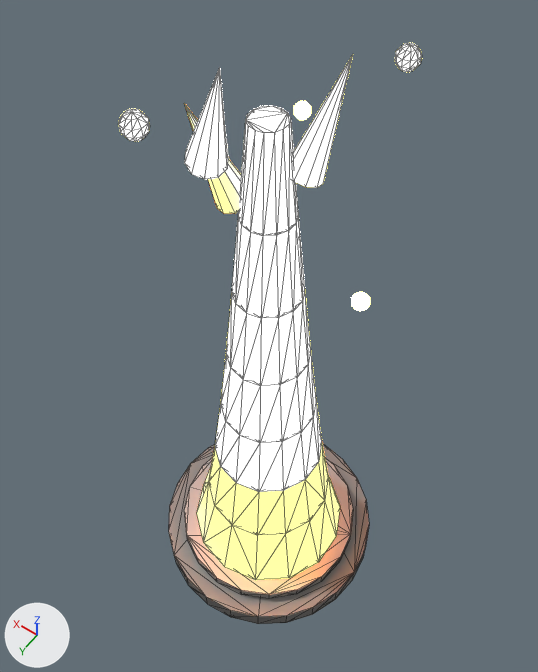
One commit to the glTF model assets/pbr/marker_flame.glb: the scene before it, then after it.
Camera for both pictures: a 50 mm camera at (-0.891, 1.244, 3.453) aimed at (0.055, -0.08, 1.371). The axes (+X, +Y, +Z) are drawn at lower left. The lights are the same throughout. The older version comes first. Mesh edges are drawn as thin lines on the coarser meshes.

Objects in the first picture: 'marker_flame_collar', 'marker_flame_plinth', 'marker_flame_stack_0', 'marker_flame_stack_1', 'marker_flame_stack_2', 'marker_flame_stack_3', 'marker_flame_stack_4', 'marker_flame_stack_5', 'marker_flame_stack_6', 'marker_flame_tongue_0', 'marker_flame_tongue_1', 'marker_flame_tongue_2' and 4 more.
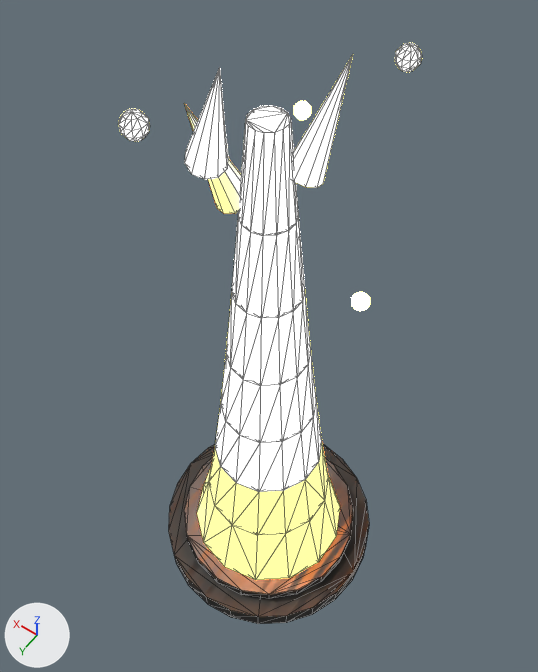
Location of each change, [x1, y1, x2, y2] in pixels of the pictures (538 x 672 px):
'marker_flame_plinth', surface changed (darker): [169, 444, 369, 624] in both
'marker_flame_collar', surface changed (darker): [184, 457, 353, 599] in both

Diff of the bpy script that builds the scene:
```diff
--- a/assets/pbr/marker_flame.glb.py
+++ b/assets/pbr/marker_flame.glb.py
@@ img_vcw_tex_metal_marker_flame_collar_albedo @@
+img_vcw_tex_metal_marker_flame_collar_albedo = load_image('vcw_tex_metal_marker_flame_collar_albedo', '_unpacked/vcw_tex_metal_marker_flame_collar_albedo', 128, 128, 'sRGB')
@@ img_vcw_tex_metal_marker_flame_collar_normal @@
+img_vcw_tex_metal_marker_flame_collar_normal = load_image('vcw_tex_metal_marker_flame_collar_normal', '_unpacked/vcw_tex_metal_marker_flame_collar_normal', 128, 128, 'Non-Color')
@@ img_vcw_tex_metal_marker_flame_collar_orm @@
+img_vcw_tex_metal_marker_flame_collar_orm = load_image('vcw_tex_metal_marker_flame_collar_orm', '_unpacked/vcw_tex_metal_marker_flame_collar_orm', 128, 128, 'Non-Color')
@@ img_vcw_tex_metal_marker_flame_plinth_albedo @@
+img_vcw_tex_metal_marker_flame_plinth_albedo = load_image('vcw_tex_metal_marker_flame_plinth_albedo', '_unpacked/vcw_tex_metal_marker_flame_plinth_albedo', 128, 128, 'sRGB')
@@ img_vcw_tex_metal_marker_flame_plinth_normal @@
+img_vcw_tex_metal_marker_flame_plinth_normal = load_image('vcw_tex_metal_marker_flame_plinth_normal', '_unpacked/vcw_tex_metal_marker_flame_plinth_normal', 128, 128, 'Non-Color')
@@ img_vcw_tex_metal_marker_flame_plinth_orm @@
+img_vcw_tex_metal_marker_flame_plinth_orm = load_image('vcw_tex_metal_marker_flame_plinth_orm', '_unpacked/vcw_tex_metal_marker_flame_plinth_orm', 128, 128, 'Non-Color')
@@ mat_marker_flame_plinth @@
 mat_marker_flame_plinth = bpy.data.materials.new('marker_flame_plinth')
-# nodes: BsdfPrincipled, OutputMaterial
-# colours: grey #868481
+# nodes: BsdfPrincipled, NormalMap, OutputMaterial, SeparateColor, TexImage x3
+# uses the picture img_vcw_tex_metal_marker_flame_plinth_albedo
+# uses the picture img_vcw_tex_metal_marker_flame_plinth_normal
+# uses the picture img_vcw_tex_metal_marker_flame_plinth_orm
@@ mat_marker_flame_collar @@
 mat_marker_flame_collar = bpy.data.materials.new('marker_flame_collar')
-# nodes: BsdfPrincipled, OutputMaterial
-# colours: grey #adacaa
+# nodes: BsdfPrincipled, NormalMap, OutputMaterial, SeparateColor, TexImage x3
+# uses the picture img_vcw_tex_metal_marker_flame_collar_albedo
+# uses the picture img_vcw_tex_metal_marker_flame_collar_normal
+# uses the picture img_vcw_tex_metal_marker_flame_collar_orm
```
